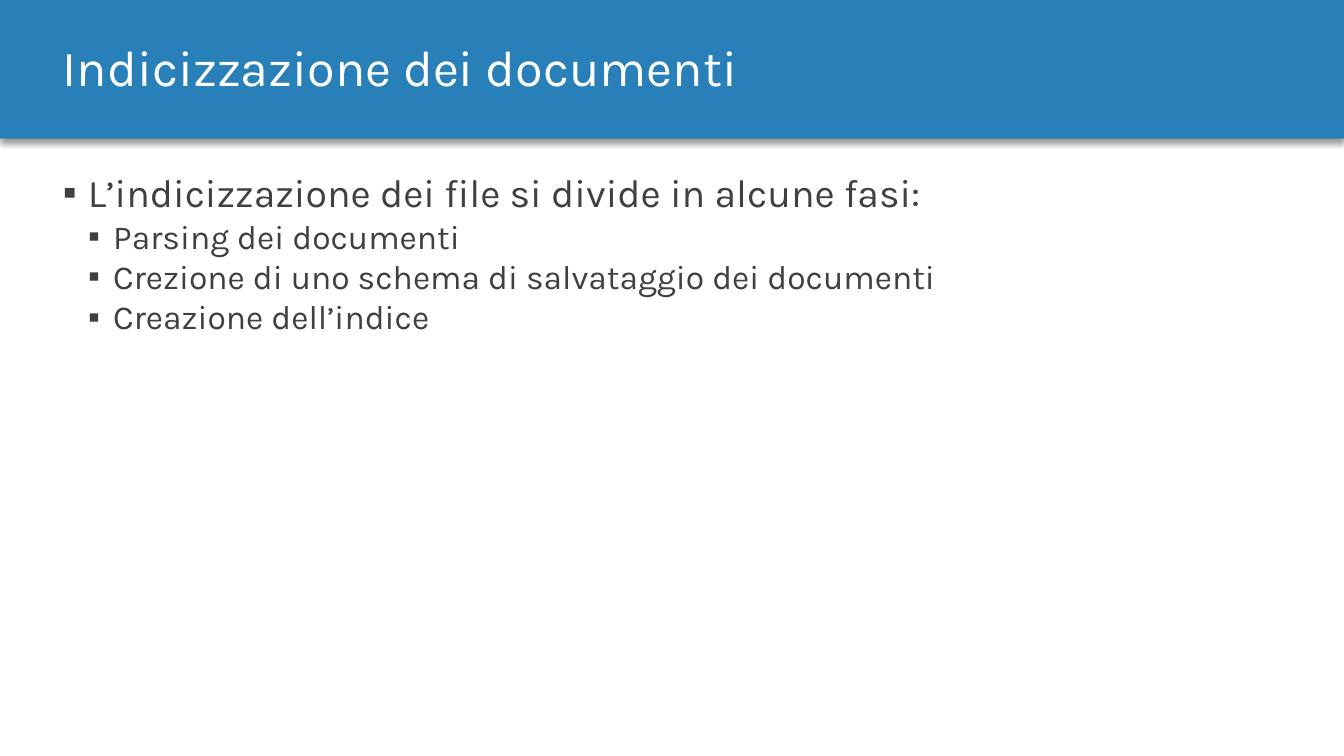
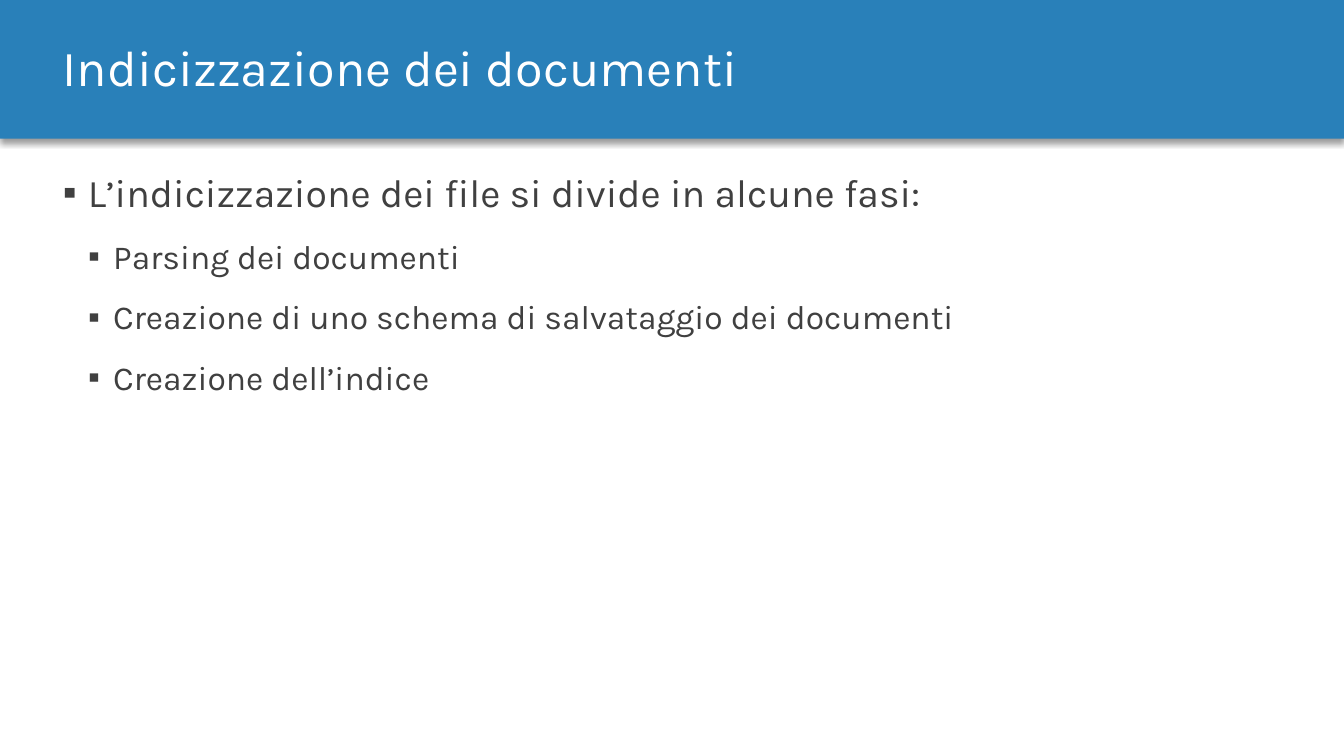
Before and after one commit to MurgoloMichele/GAvI, a slide deck: slide 3 of doc/Progetto.pptx. Drawn at 1344x756 pixels with LibreOffice and Linux fonts; fonts in the diff are those of the drawing. Boxes give left, top, right and bottom in pixels: in the first picture for what was removed or moved away, otherwise in the second. Text is boxed around its words. In the diff, an @@ line names an element or a change of style, - is before the commit and + after.

Commit message:
Edit ppt

```diff
--- a/doc/Progetto.pptx
+++ b/doc/Progetto.pptx
@@ text at (113,246,460,391): line spacing 1 to 1.5 @@
@@ text at (113,306,954,338): text changed @@
-  ▪ Crezione di uno schema di salvataggio dei documenti
+  ▪ Creazione di uno schema di salvataggio dei documenti
```
